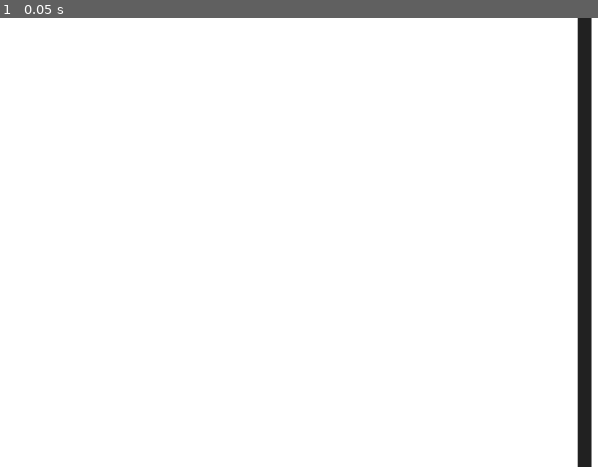
Above: before the commit, frame 1.
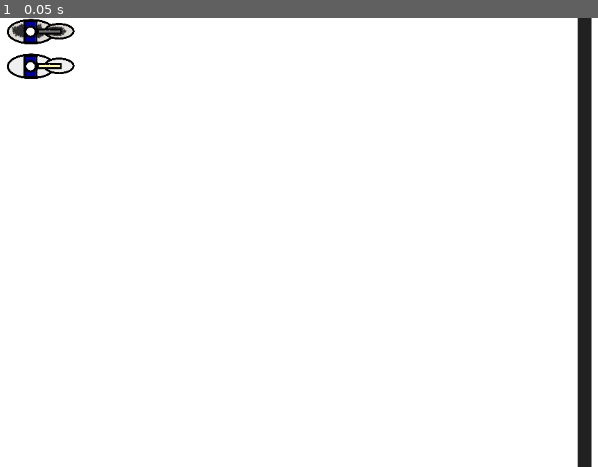
Above: after the commit, the same moment.

Repository: takapc/Godot-KRA
Game: Godot game, scene res://Main.tscn
The game is run twice, just before and just after one commit, with the same random seed, the same clock (stepped at 60 frames per second) and the same inputs.
Inputs:
- Up to frame 1 (0.05 s): no input

The runs differ from the first frame. In frame 1, 0.8% of the frame differs, in the area x 1-13%, y 0-14%.

Commit message:
Add CreateHorse

Diff:
--- /dev/null
+++ b/CreateHorse.gd
@@ -0,0 +1,11 @@
+class_name CreateHorse
+const horse = preload("res://horses.tscn")
+var instance: Node2D
+
+func _init(x: float,y: float, tex: String):
+	instance = horse.instantiate()
+	instance.set_texture(tex)
+	instance.position.x = x
+	instance.position.y	= y
+	instance.scale = Vector2(0.2, 0.2)
+	instance.show()
--- a/HorseScene/BaseHorse.tscn
+++ /dev/null
@@ -1,113 +0,0 @@
-[gd_scene load_steps=13 format=3 uid="uid://q5gejktvwrci"]
-
-[ext_resource type="Script" path="res://horses.gd" id="1_tjedy"]
-[ext_resource type="Texture2D" uid="uid://ck0swvcw32hku" path="res://textures/栃毛.png" id="2_3v4dg"]
-[ext_resource type="Texture2D" uid="uid://kdhw00qefird" path="res://textures/栃栗毛.png" id="2_5manf"]
-[ext_resource type="Texture2D" uid="uid://tfykfjbegmyc" path="res://textures/黒鹿毛.png" id="2_41kwl"]
-[ext_resource type="Texture2D" uid="uid://b856yh0fbdo0g" path="res://textures/青毛.png" id="2_2125k"]
-[ext_resource type="Texture2D" uid="uid://mtli15df16j4" path="res://textures/青鹿毛.png" id="3_40pr0"]
-[ext_resource type="Texture2D" uid="uid://lyy4scxpnreh" path="res://textures/白毛.png" id="4_4ow5x"]
-[ext_resource type="Texture2D" uid="uid://cbaw2elv47yum" path="res://textures/鹿毛.png" id="4_77kdc"]
-[ext_resource type="Texture2D" uid="uid://ccp2qc2i2bq4b" path="res://textures/芦毛.png" id="5_fwvoe"]
-
-[sub_resource type="SpriteFrames" id="SpriteFrames_d57r1"]
-animations = [{
-"frames": [{
-"duration": 1.0,
-"texture": ExtResource("2_5manf")
-}],
-"loop": true,
-"name": &"栃栗毛",
-"speed": 5.0
-}, {
-"frames": [{
-"duration": 1.0,
-"texture": ExtResource("2_3v4dg")
-}],
-"loop": true,
-"name": &"栃毛",
-"speed": 5.0
-}, {
-"frames": [{
-"duration": 1.0,
-"texture": ExtResource("4_4ow5x")
-}],
-"loop": true,
-"name": &"白毛",
-"speed": 5.0
-}, {
-"frames": [{
-"duration": 1.0,
-"texture": ExtResource("5_fwvoe")
-}],
-"loop": true,
-"name": &"芦毛",
-"speed": 5.0
-}, {
-"frames": [{
-"duration": 1.0,
-"texture": ExtResource("2_2125k")
-}],
-"loop": true,
-"name": &"青毛",
-"speed": 5.0
-}, {
-"frames": [{
-"duration": 1.0,
-"texture": ExtResource("3_40pr0")
-}],
-"loop": true,
-"name": &"青鹿毛",
-"speed": 5.0
-}, {
-"frames": [{
-"duration": 1.0,
-"texture": ExtResource("4_77kdc")
-}],
-"loop": true,
-"name": &"鹿毛",
-"speed": 5.0
-}, {
-"frames": [{
-"duration": 1.0,
-"texture": ExtResource("2_41kwl")
-}],
-"loop": true,
-"name": &"黒鹿毛",
-"speed": 5.0
-}]
-
-[sub_resource type="CapsuleShape2D" id="CapsuleShape2D_0qgug"]
-radius = 95.0
-height = 490.0
-
-[sub_resource type="Theme" id="Theme_ktgla"]
-
-[node name="BaseHorse" type="Area2D"]
-scale = Vector2(0.2, 0.2)
-script = ExtResource("1_tjedy")
-
-[node name="AnimatedSprite2D" type="AnimatedSprite2D" parent="."]
-sprite_frames = SubResource("SpriteFrames_d57r1")
-animation = &"芦毛"
-
-[node name="CollisionShape2D" type="CollisionShape2D" parent="."]
-rotation = 1.5708
-shape = SubResource("CapsuleShape2D_0qgug")
-
-[node name="VisibleOnScreenNotifier2D" type="VisibleOnScreenNotifier2D" parent="."]
-
-[node name="Number" type="Label" parent="."]
-offset_left = -90.0
-offset_top = -35.0
-offset_right = -50.0
-offset_bottom = 20.0
-theme = SubResource("Theme_ktgla")
-theme_override_colors/font_color = Color(0, 0, 0, 1)
-theme_override_font_sizes/font_size = 40
-text = "1
-"
-horizontal_alignment = 1
-vertical_alignment = 1
-
-[connection signal="screen_exited" from="VisibleOnScreenNotifier2D" to="." method="_on_visible_on_screen_notifier_2d_screen_exited"]
--- a/HorseScene/Horse1.tscn
+++ /dev/null
@@ -1,11 +0,0 @@
-[gd_scene load_steps=2 format=3 uid="uid://dqxnmwobtysux"]
-
-[ext_resource type="PackedScene" uid="uid://q5gejktvwrci" path="res://HorseScene/BaseHorse.tscn" id="1_th1m1"]
-
-[node name="Horse1" instance=ExtResource("1_th1m1")]
-
-[node name="Number" parent="." index="3"]
-text = "1
-
-
-"
--- a/HorseScene/Horse10.tscn
+++ /dev/null
@@ -1,9 +0,0 @@
-[gd_scene load_steps=2 format=3 uid="uid://cbnv6fx5y7vpn"]
-
-[ext_resource type="PackedScene" uid="uid://q5gejktvwrci" path="res://HorseScene/BaseHorse.tscn" id="1_a2fnp"]
-
-[node name="Horse10" instance=ExtResource("1_a2fnp")]
-
-[node name="Number" parent="." index="3"]
-text = "10
-"
--- a/HorseScene/Horse11.tscn
+++ /dev/null
@@ -1,9 +0,0 @@
-[gd_scene load_steps=2 format=3 uid="uid://bckbd1ym38emk"]
-
-[ext_resource type="PackedScene" uid="uid://q5gejktvwrci" path="res://HorseScene/BaseHorse.tscn" id="1_1bq32"]
-
-[node name="Horse11" instance=ExtResource("1_1bq32")]
-
-[node name="Number" parent="." index="3"]
-text = "11
-"
--- a/HorseScene/Horse12.tscn
+++ /dev/null
@@ -1,9 +0,0 @@
-[gd_scene load_steps=2 format=3 uid="uid://pswxgfj33hnt"]
-
-[ext_resource type="PackedScene" uid="uid://q5gejktvwrci" path="res://HorseScene/BaseHorse.tscn" id="1_gghfm"]
-
-[node name="Horse12" instance=ExtResource("1_gghfm")]
-
-[node name="Number" parent="." index="3"]
-text = "12
-"
--- a/HorseScene/Horse2.tscn
+++ /dev/null
@@ -1,8 +0,0 @@
-[gd_scene load_steps=2 format=3 uid="uid://c7orqkihvxa0n"]
-
-[ext_resource type="PackedScene" uid="uid://q5gejktvwrci" path="res://HorseScene/BaseHorse.tscn" id="1_151bk"]
-
-[node name="Horse2" instance=ExtResource("1_151bk")]
-
-[node name="Number" parent="." index="3"]
-text = "2"
--- a/HorseScene/Horse3.tscn
+++ /dev/null
@@ -1,8 +0,0 @@
-[gd_scene load_steps=2 format=3 uid="uid://b03e2ejrnb1x3"]
-
-[ext_resource type="PackedScene" uid="uid://q5gejktvwrci" path="res://HorseScene/BaseHorse.tscn" id="1_iic65"]
-
-[node name="Horse2" instance=ExtResource("1_iic65")]
-
-[node name="Number" parent="." index="3"]
-text = "3"
--- a/HorseScene/Horse4.tscn
+++ /dev/null
@@ -1,8 +0,0 @@
-[gd_scene load_steps=2 format=3 uid="uid://p0w2eebtbkxl"]
-
-[ext_resource type="PackedScene" uid="uid://q5gejktvwrci" path="res://HorseScene/BaseHorse.tscn" id="1_aeywg"]
-
-[node name="Horse4" instance=ExtResource("1_aeywg")]
-
-[node name="Number" parent="." index="3"]
-text = "4"
--- a/HorseScene/Horse5.tscn
+++ /dev/null
@@ -1,9 +0,0 @@
-[gd_scene load_steps=2 format=3 uid="uid://cihmutpym1lcs"]
-
-[ext_resource type="PackedScene" uid="uid://q5gejktvwrci" path="res://HorseScene/BaseHorse.tscn" id="1_mvm0n"]
-
-[node name="Horse5" instance=ExtResource("1_mvm0n")]
-
-[node name="Number" parent="." index="3"]
-text = "5
-"
--- a/HorseScene/Horse6.tscn
+++ /dev/null
@@ -1,8 +0,0 @@
-[gd_scene load_steps=2 format=3 uid="uid://d3luwf1iby8xl"]
-
-[ext_resource type="PackedScene" uid="uid://q5gejktvwrci" path="res://HorseScene/BaseHorse.tscn" id="1_yifq1"]
-
-[node name="Horse6" instance=ExtResource("1_yifq1")]
-
-[node name="Number" parent="." index="3"]
-text = "6"
--- a/HorseScene/Horse7.tscn
+++ /dev/null
@@ -1,8 +0,0 @@
-[gd_scene load_steps=2 format=3 uid="uid://baktfsvl18y6n"]
-
-[ext_resource type="PackedScene" uid="uid://q5gejktvwrci" path="res://HorseScene/BaseHorse.tscn" id="1_23qpu"]
-
-[node name="Horse7" instance=ExtResource("1_23qpu")]
-
-[node name="Number" parent="." index="3"]
-text = "7"
--- a/HorseScene/Horse8.tscn
+++ /dev/null
@@ -1,8 +0,0 @@
-[gd_scene load_steps=2 format=3 uid="uid://bd0mbwhnb1fer"]
-
-[ext_resource type="PackedScene" uid="uid://q5gejktvwrci" path="res://HorseScene/BaseHorse.tscn" id="1_bj1dj"]
-
-[node name="Horse8" instance=ExtResource("1_bj1dj")]
-
-[node name="Number" parent="." index="3"]
-text = "8"
--- a/HorseScene/Horse9.tscn
+++ /dev/null
@@ -1,9 +0,0 @@
-[gd_scene load_steps=2 format=3 uid="uid://c2hwnc8vk63u5"]
-
-[ext_resource type="PackedScene" uid="uid://q5gejktvwrci" path="res://HorseScene/BaseHorse.tscn" id="1_ht3n1"]
-
-[node name="Horse9" instance=ExtResource("1_ht3n1")]
-
-[node name="Number" parent="." index="3"]
-text = "9
-"
--- a/Main.gd
+++ b/Main.gd
@@ -1,10 +1,11 @@
 extends Node2D
 
-@export var RunningHorse: Array[PackedScene]
-
 func _ready():
+	var horse1 = CreateHorse.new(216, 20, "芦毛")
+	var horse2 = CreateHorse.new(216, 70, "白毛")
+	add_child(horse1.instance)
+	add_child(horse2.instance)
 	pass
-
 
 func _process(delta):
 	pass
--- a/Main.tscn
+++ b/Main.tscn
@@ -1,18 +1,6 @@
-[gd_scene load_steps=16 format=3 uid="uid://cy2q8vtwjutrb"]
+[gd_scene load_steps=4 format=3 uid="uid://cy2q8vtwjutrb"]
 
 [ext_resource type="Script" path="res://Main.gd" id="1_6guxl"]
-[ext_resource type="PackedScene" uid="uid://dqxnmwobtysux" path="res://HorseScene/Horse1.tscn" id="2_twpfw"]
-[ext_resource type="PackedScene" uid="uid://c7orqkihvxa0n" path="res://HorseScene/Horse2.tscn" id="3_0eewp"]
-[ext_resource type="PackedScene" uid="uid://b03e2ejrnb1x3" path="res://HorseScene/Horse3.tscn" id="4_jxmxo"]
-[ext_resource type="PackedScene" uid="uid://p0w2eebtbkxl" path="res://HorseScene/Horse4.tscn" id="5_nts4o"]
-[ext_resource type="PackedScene" uid="uid://cihmutpym1lcs" path="res://HorseScene/Horse5.tscn" id="6_0upil"]
-[ext_resource type="PackedScene" uid="uid://d3luwf1iby8xl" path="res://HorseScene/Horse6.tscn" id="7_ahywq"]
-[ext_resource type="PackedScene" uid="uid://baktfsvl18y6n" path="res://HorseScene/Horse7.tscn" id="8_pev11"]
-[ext_resource type="PackedScene" uid="uid://bd0mbwhnb1fer" path="res://HorseScene/Horse8.tscn" id="9_qece7"]
-[ext_resource type="PackedScene" uid="uid://c2hwnc8vk63u5" path="res://HorseScene/Horse9.tscn" id="10_p051n"]
-[ext_resource type="PackedScene" uid="uid://cbnv6fx5y7vpn" path="res://HorseScene/Horse10.tscn" id="11_gujt3"]
-[ext_resource type="PackedScene" uid="uid://bckbd1ym38emk" path="res://HorseScene/Horse11.tscn" id="12_1a2ir"]
-[ext_resource type="PackedScene" uid="uid://pswxgfj33hnt" path="res://HorseScene/Horse12.tscn" id="13_pp81n"]
 [ext_resource type="PackedScene" uid="uid://bhurt6vn7gkwq" path="res://horses.tscn" id="14_u38ji"]
 
 [sub_resource type="RectangleShape2D" id="RectangleShape2D_7wifc"]
@@ -20,7 +8,6 @@
 
 [node name="Main" type="Node2D"]
 script = ExtResource("1_6guxl")
-RunningHorse = Array[PackedScene]([ExtResource("2_twpfw"), ExtResource("3_0eewp"), ExtResource("4_jxmxo"), ExtResource("5_nts4o"), ExtResource("6_0upil"), ExtResource("7_ahywq"), ExtResource("8_pev11"), ExtResource("9_qece7"), ExtResource("10_p051n"), ExtResource("11_gujt3"), ExtResource("12_1a2ir"), ExtResource("13_pp81n")])
 
 [node name="Background" type="ColorRect" parent="."]
 offset_right = 1152.0
@@ -43,7 +30,8 @@
 [node name="VisibleOnScreenNotifier2D" type="VisibleOnScreenNotifier2D" parent="Goal"]
 
 [node name="horses" parent="." instance=ExtResource("14_u38ji")]
-position = Vector2(1152, 111)
+visible = false
+position = Vector2(96.0001, 74)
 scale = Vector2(0.2, 0.2)
 
 [connection signal="screen_entered" from="Goal/VisibleOnScreenNotifier2D" to="." method="_on_visible_on_screen_notifier_2d_screen_entered"]
--- a/horses.gd
+++ b/horses.gd
@@ -4,12 +4,8 @@
 func _on_visible_on_screen_notifier_2d_screen_exited():
 	queue_free()
 
-func _ready():
-	show()
-	$AnimatedSprite2D.animation = ""
-	position.y = 0
-	position.x = 216
-
-
 func _on_timer_timeout():
 	position.x += horse_speed
+
+func set_texture(v: String):
+	$AnimatedSprite2D.animation = v
